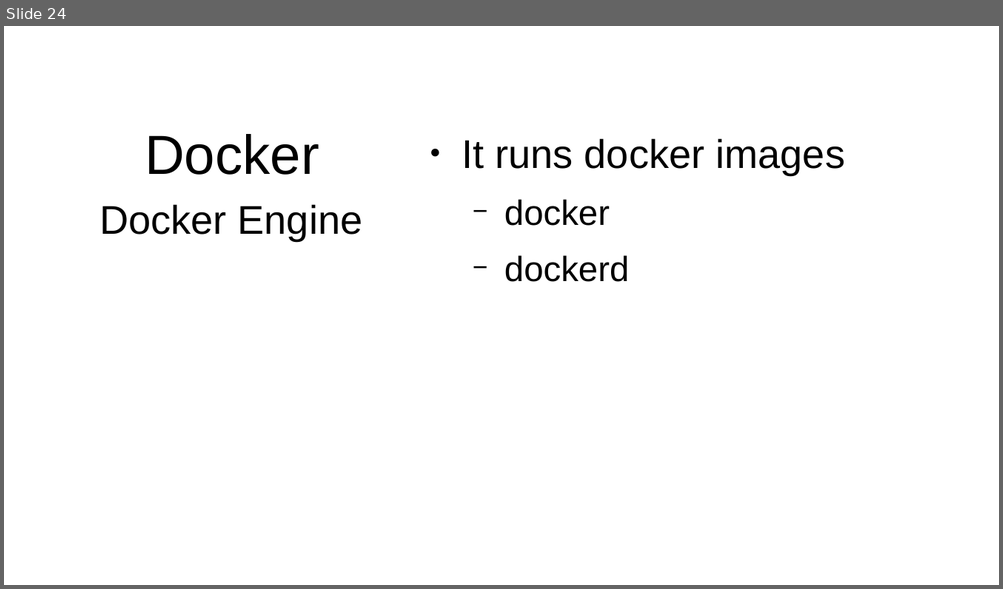
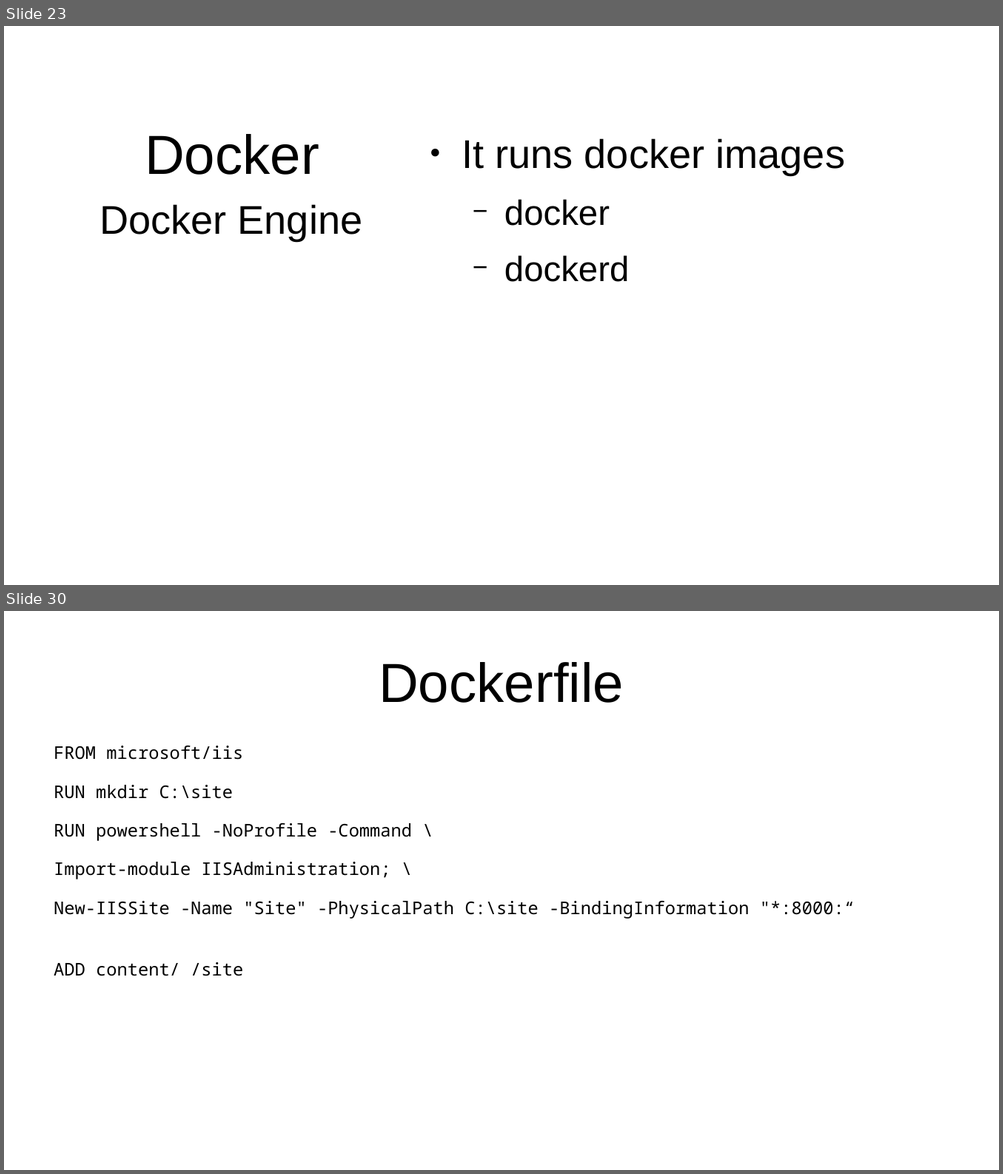
Before and after one commit to JasonvanBrackel/ContainYourEnthusiasm, a slide deck: Contain Your Enthusiasm 2018.2.odp. Shown one above the other, each under a label of ours: slide 24 before the commit, slides 23 and 30 after it; the slides between them are not shown. The pictures are 1003x589 and 1003x1174 pixels, drawn with LibreOffice and Linux fonts; fonts in the diff are those of the drawing; background and template pictures are left out. Boxes give left, top, right and bottom in pixels: in the first picture for what was removed or moved away, otherwise in the second. Text is boxed around its words. In the diff, an @@ line names an element or a change of style, - is before the commit and + after.

Commit message:
(WIP) finished first pass Docker information

```diff
--- a/Contain Your Enthusiasm 2018.2.odp
+++ b/Contain Your Enthusiasm 2018.2.odp
@@ slide 30 added at (4, 611, 999, 1170), background #FFFFFF @@
@@ title added at (378, 662, 623, 703), 44 pt, text #000000 @@
+Dockerfile
@@ text added at (54, 746, 854, 977), 14 pt, text #000000 @@
+FROM microsoft/iis
+RUN mkdir C:\site
+RUN powershell -NoProfile -Command \
+Import-module IISAdministration; \
+New-IISSite -Name "Site" -PhysicalPath C:\site -BindingInformation "*:8000:“
+ADD content/ /site
@@ what was slide 24 is now slide 23 @@
```
Also in this commit, not shown: 2 slides changed, 55 other slides added, 1 slide removed.
